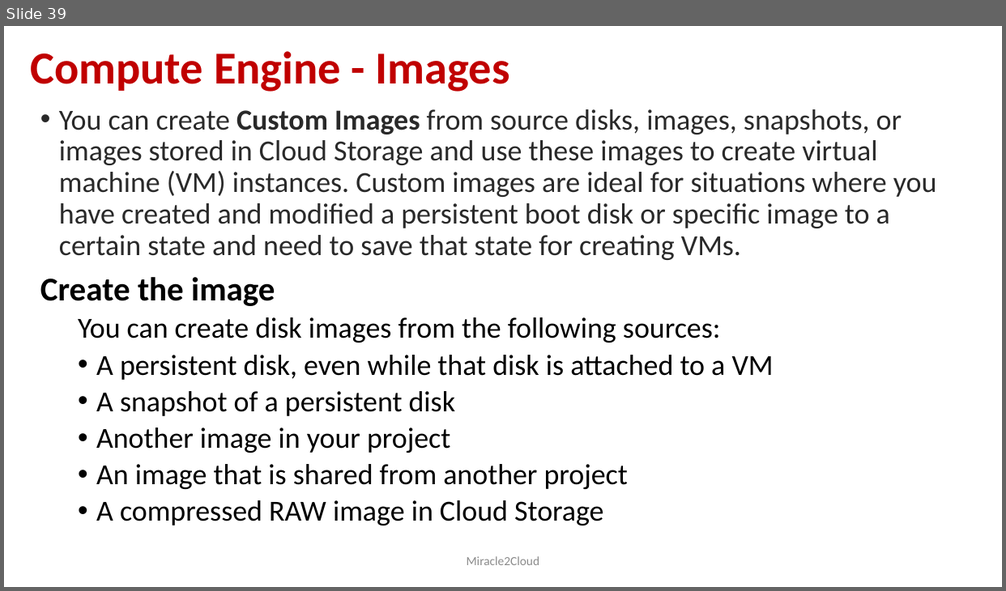
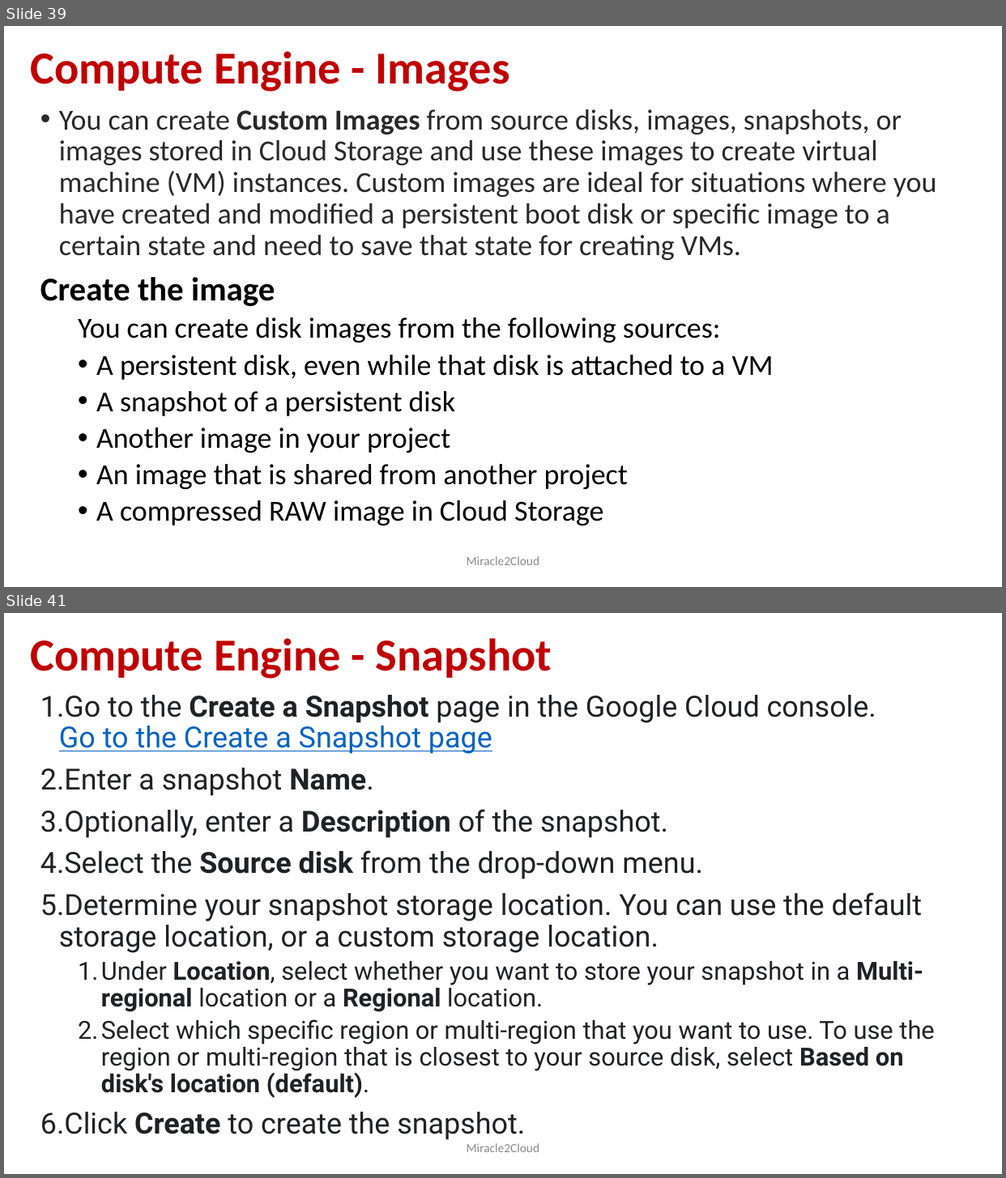
Before and after one commit to miracle2cloud/gcp, a slide deck: Google Cloud Platform.pptx. Shown one above the other, each under a label of ours: slide 39 before the commit, slides 39 and 41 after it; the slides between them are not shown. The pictures are 1006x591 and 1006x1178 pixels, drawn with LibreOffice and Linux fonts; fonts in the diff are those of the drawing. Boxes give left, top, right and bottom in pixels: in the first picture for what was removed or moved away, otherwise in the second. Text is boxed around its words. In the diff, an @@ line names an element or a change of style, - is before the commit and + after.

```diff
--- a/Google Cloud Platform.pptx
+++ b/Google Cloud Platform.pptx
@@ slide 41 added at box(4, 613, 1002, 1174), background #FFFFFF @@
@@ title added at box(30, 638, 552, 679), 44 pt, text #C00000, bold @@
+Compute Engine - Snapshot
@@ text added at box(40, 695, 934, 1140), 28 pt, text #202124 @@
+1. Go to the Create a Snapshot page in the Google Cloud console.
+   Go to the Create a Snapshot page
+2. Enter a snapshot Name.
+3. Optionally, enter a Description of the snapshot.
+4. Select the Source disk from the drop-down menu.
+5. Determine your snapshot storage location. You can use the default storage location, or a custom storage location.
+  1. Under Location, select whether you want to store your snapshot in a Multi-regional location or a Regional location.
+  2. Select which specific region or multi-region that you want to use. To use the region or multi-region that is closest to your source disk, select Based on disk's location (default).
+6. Click Create to create the snapshot.
@@ text added at box(467, 1144, 539, 1152), 12 pt, text #8C8C8C @@
+Miracle2Cloud
```
Also in this commit, not shown: 1 slide changed, 11 other slides added.
